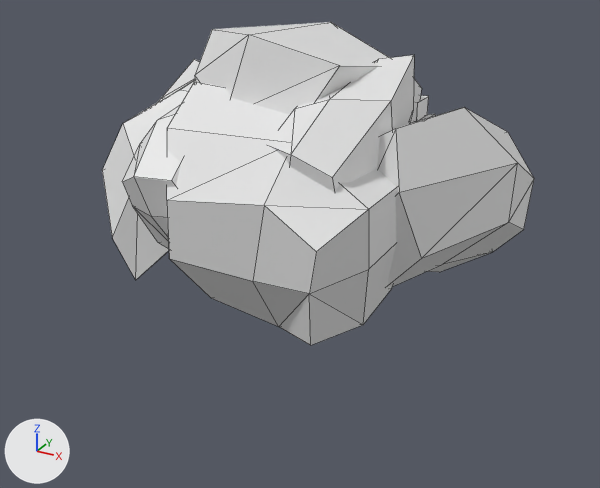
An edit to the FBX model Assets/Eggohl/Models/Buildings/CoalMine.fbx, drawn before and after from the same camera.
Camera for both pictures: a 50 mm camera at (0.31, -0.554, 0.267) aimed at (0.016, -0.019, 0.0). The axes (+X, +Y, +Z) are drawn at lower left. The lights are the same throughout. Mesh edges are drawn as thin lines. Where no turn or scale is listed for an object, it has been applied to the vertices.

The older version as bpy lines, for what is in view:
```python
me_cube_035 = bpy.data.meshes.new('Cube.035')
me_cube_035.from_pydata(...)  # 188 vertices, 201 faces; spans x -0.176..0.178, y -0.151..0.089, z -0.043..0.174
ob_cube_014 = bpy.data.objects.new('Cube.014', me_cube_035)
ob_cube_014.location = (0.0, 0.0, 0.0)
```
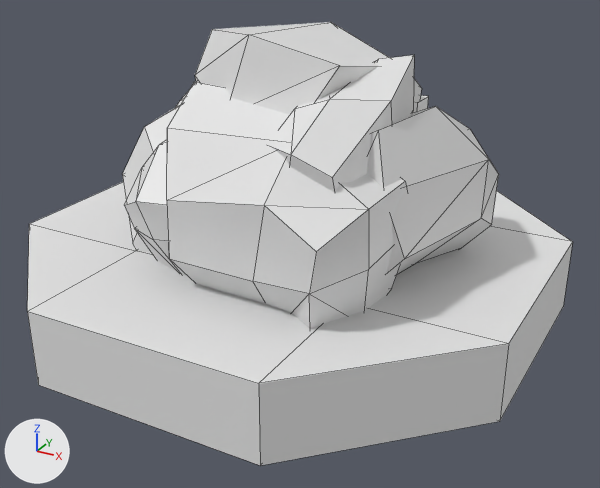
Changed parts and their boxes (x1, y1, x2, y2) in the pictures (600 x 488 px; the box of a moved part takes in the faces that stretch with it):
'Cube.014', reshaped (26% wider, 37% taller)
    before: (102, 22, 534, 345)
    after: (27, 22, 573, 466)
part 1 of me_cube_035, added
    after: (27, 182, 573, 466)
part 2 of me_cube_035, moved or reshaped
    before: (102, 59, 534, 286)
    after: (122, 91, 499, 275)

Diff of the bpy script that builds the scene:
```diff
--- a/Assets/Eggohl/Models/Buildings/CoalMine.fbx.py
+++ b/Assets/Eggohl/Models/Buildings/CoalMine.fbx.py
@@ me_cube_035 @@
 # used by ob_cube_014; location = (0.0, 0.0, 0.0)
-me_cube_035.from_pydata(...)  # 188 vertices, 201 faces; spans x -0.176..0.178, y -0.151..0.089, z -0.043..0.174
+me_cube_035.from_pydata(...)  # 212 vertices, 227 faces; spans x -0.206..0.206, y -0.206..0.206, z -0.059..0.174
+# me_cube_035 part 1: a new loose piece of 24 vertices spanning x -0.206..0.206, y -0.206..0.206, z -0.059..-0.001
+# me_cube_035 part 2
+# 24 vertices in x -0.081..0.005, y -0.135..-0.004, z -0.001..0.14 move by (0.0, 0.0, -0.018)
+# 18 vertices in x -0.176..-0.033, y -0.092..0.077, z -0.032..0.123 move by (0.021, 0.0, 0.0)
+# 8 vertices in x -0.169..-0.01, y -0.087..0.088, z -0.03..0.124 move by (0.02, 0.0, 0.0)
+# 28 vertices move from x -0.048..0.178, y -0.137..0.088, z -0.029..0.126 to x -0.048..0.156, y -0.137..0.077, z -0.029..0.126
```
